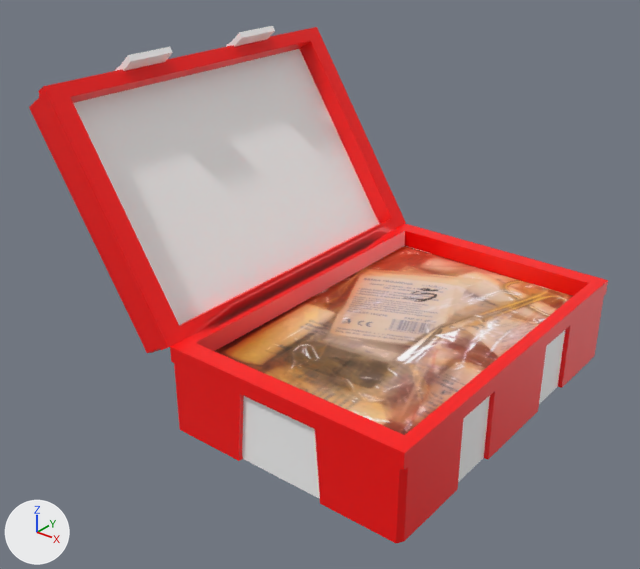
What one commit did to the FBX model Assets/Models/Other/healthpck.fbx.
One viewpoint serves both versions: a 50 mm lens placed at (6.54, -10.25, 7.0), pointed at (-1.28, -0.48, 0.94). The lights are fixed; the arrows at lower left show +X, +Y and +Z. The older version comes first. Where no turn or scale is listed for an object, it has been applied to the vertices.
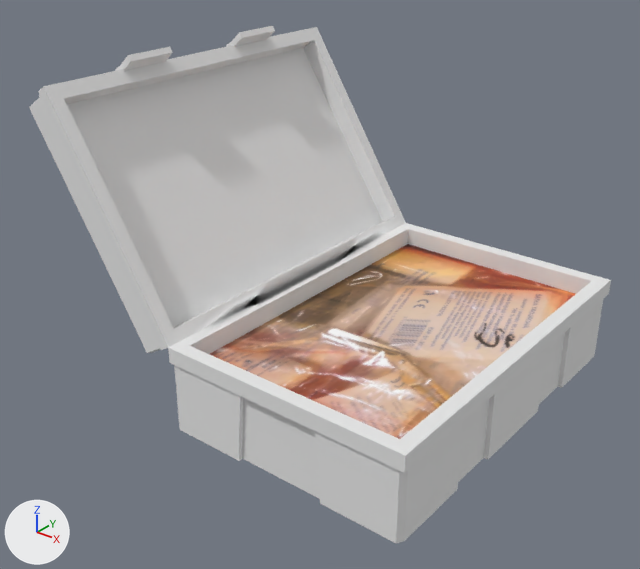
Where the newer file only moved an object's origin or applied its transform, the numbers keep the older frame.

The edits, one by one:
Material 'health pack' (mat_health_pack) is new.
Its base color is (0.8, 0.8, 0.8) (white #e7e7e7).
Its roughness is 1.0.
me_cube_003 is used by ob_cube_001; location (-2.03, 0.0, 1.96).
me_cube_003 had 366 vertices, 354 faces and spanned x -2.72..4.03, y -3.03..3.03, z -2.66..2.37.
me_cube_003 now has 404 vertices, 418 faces and spans x -2.72..4.06, y -3.03..3.03, z -2.66..2.37.
Part 1, on me_cube_003:
2 vertices are removed from x 4.03, y -3.0..3.0, z -1.5.
25 faces are deleted.
16 vertices in x -2.29..3.83, y 2.7, z -1.56..1.95 move by (0.0, 0.11, 0.0).
16 vertices in x -2.29..3.83, y -2.7, z -1.56..1.95 move by (0.0, -0.11, 0.0).
2 vertices move from x 0.03, y -3.0..3.0, z -1.5 to x 0.03, y -3.0..3.0, z -1.51.
34 vertices are added at x 0.03..4.06, y -3.03..3.03, z -1.51..-1.26.
6 new vertices lie (0.0, 0.0, -0.25) away from vertices in x 4.03..4.06, y -3.03..3.03, z -1.26.
89 new faces join them, mat_health_pack (white #e7e7e7).
me_cube_003 part 2: 322 kept faces spanning x -2.72..4.03, y -3.03..3.03, z -2.66..2.37 get new texture (UV) coordinates.
me_cube_003 part 3: 314 faces spanning x -2.72..4.03, y -3.03..3.03, z -2.66..2.37 switch from mat_base (picture img_healthpck_red_png) to mat_health_pack (white #e7e7e7).

Changed parts and their boxes (x1, y1, x2, y2) in the pictures (640 x 569 px):
'Cube.001', reshaped: before (29, 26, 608, 543); after (29, 26, 611, 543)
part 1 of me_cube_003, reshaped: before (46, 27, 608, 470); after (46, 27, 611, 473)
part 2 of me_cube_003, surface changed: (29, 26, 608, 543) in both
part 3 of me_cube_003, recoloured: (29, 26, 608, 543) in both
